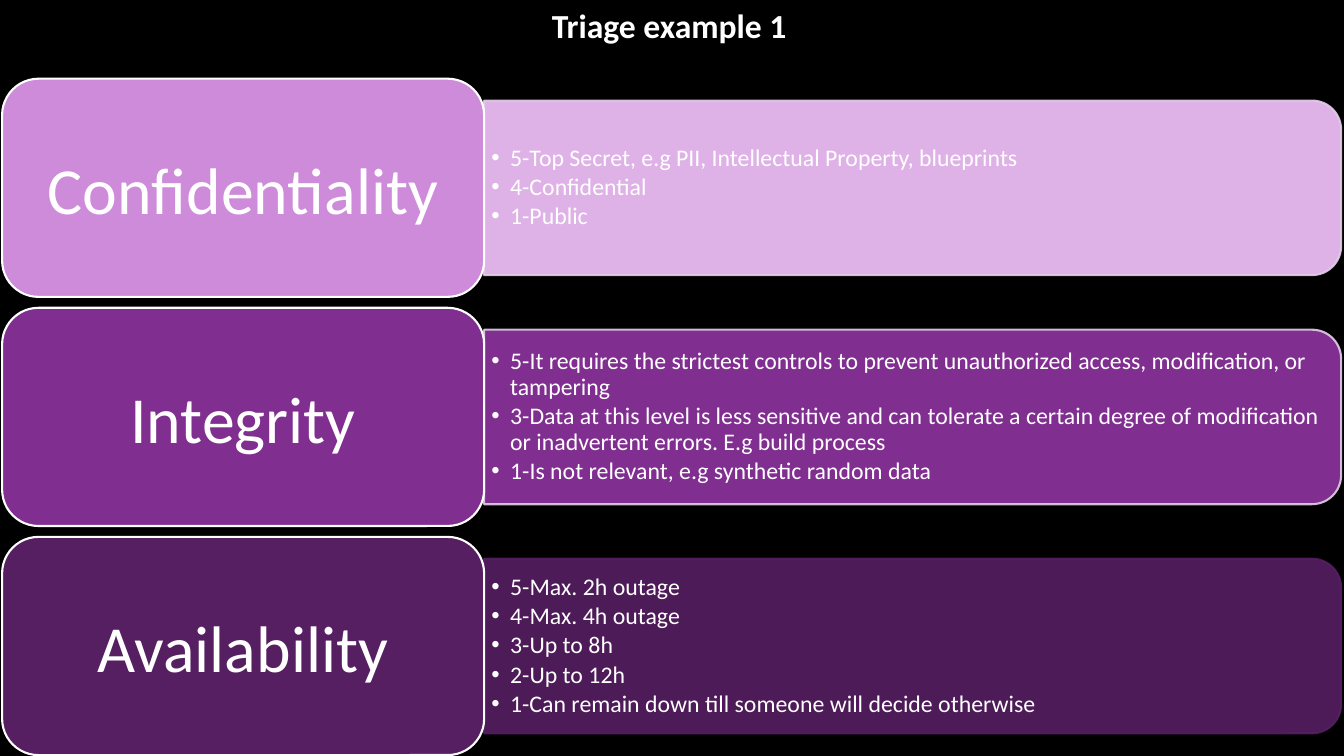
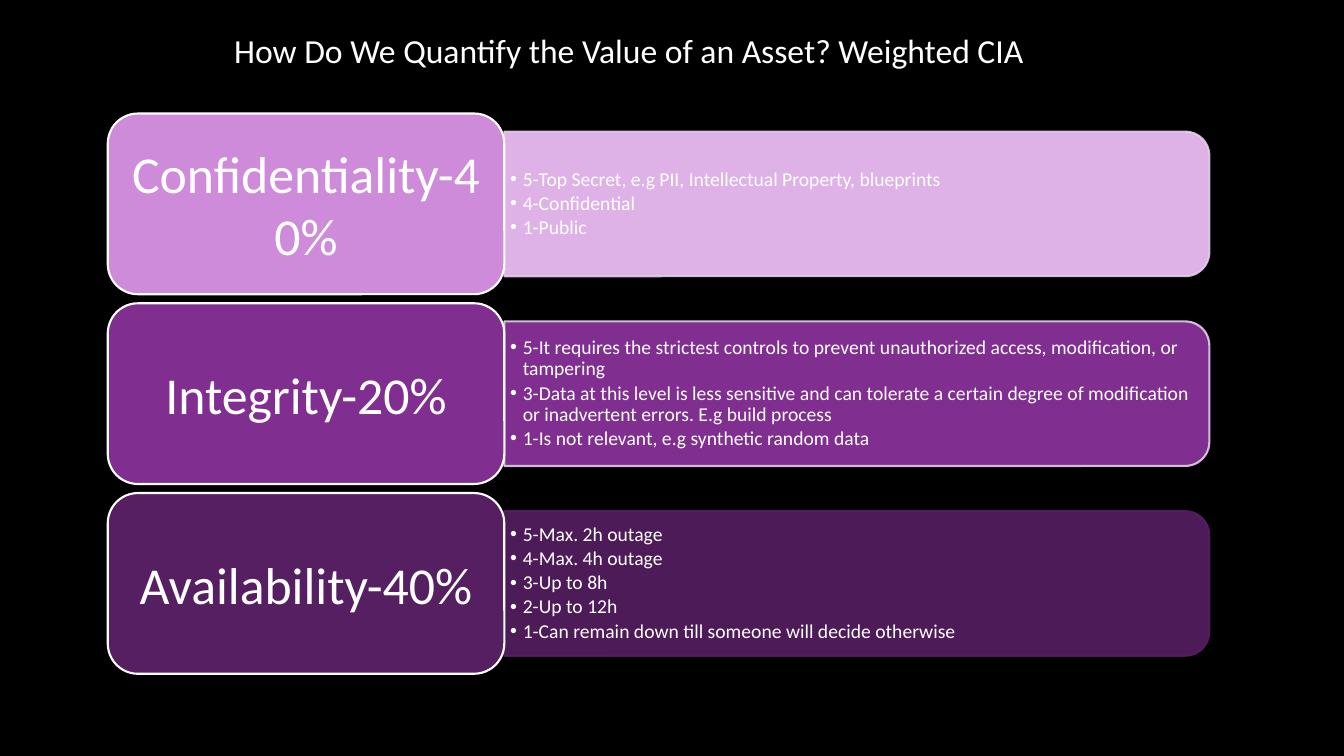
Before and after one commit to misge-dotcom/LSZ_2025, a slide deck: slide 9 of Cyber Risk from Theory to Practice LSZ2025.pptx (slide 8 before the commit). Drawn at 1344x756 pixels with LibreOffice and Linux fonts; fonts in the diff are those of the drawing; background and template pictures are left out. Boxes give left, top, right and bottom in pixels: in the first picture for what was removed or moved away, otherwise in the second. Text is boxed around its words. In the diff, an @@ line names an element or a change of style, - is before the commit and + after.

```diff
--- a/Cyber Risk from Theory to Practice LSZ2025.pptx
+++ b/Cyber Risk from Theory to Practice LSZ2025.pptx
@@ text at [234,39,1023,69]: text changed; bold off @@
-Triage example 1
+How Do We Quantify the Value of an Asset? Weighted CIA
@@ rounded rectangle: place and size @@
-rounded rectangle at [2,79,484,296]
+rounded rectangle at [108,114,504,294]
@@ text "5-Top Secret, e.g PII, Intellectual ...": place and size @@
-text "5-Top Secret, e.g PII, Intellectual ..." at [510,149,1017,224]
+text "5-Top Secret, e.g PII, Intellectual ..." at [523,172,941,234]
@@ round same rect: place and size @@
-round same rect at [484,100,1341,275]
+round same rect at [504,132,1209,276]
@@ text at [132,157,480,201]: text changed; size 47 to 37 pt @@
-Confidentiality
+Confidentiality-40%
@@ rounded rectangle: place and size @@
-rounded rectangle at [2,308,484,525]
+rounded rectangle at [108,303,504,484]
@@ text "5-It requires the strictest controls ...": place and size @@
-text "5-It requires the strictest controls ..." at [510,352,1319,483]
+text "5-It requires the strictest controls ..." at [523,340,1188,449]
@@ round same rect: place and size @@
-round same rect at [484,330,1341,505]
+round same rect at [504,322,1209,466]
@@ text at [165,378,446,423]: text changed; size 47 to 37 pt @@
-Integrity
+Integrity-20%
@@ rounded rectangle: place and size @@
-rounded rectangle at [2,537,484,755]
+rounded rectangle at [108,493,504,674]
@@ size 17 to 14 pt; indent changed in 3 elements at [523,172,941,234], [523,340,1188,449], [523,527,955,638] @@
@@ text "5-Max. 2h outage": place and size @@
-text "5-Max. 2h outage" at [510,578,1035,712]
+text "5-Max. 2h outage" at [523,527,955,638]
@@ round same rect: place and size @@
-round same rect at [484,559,1341,734]
+round same rect at [504,511,1209,655]
@@ text at [140,568,472,613]: text changed; size 47 to 37 pt @@
-Availability
+Availability-40%
```
Also in this commit, not shown: 8 other slides changed, 6 slides added, 5 slides removed.
